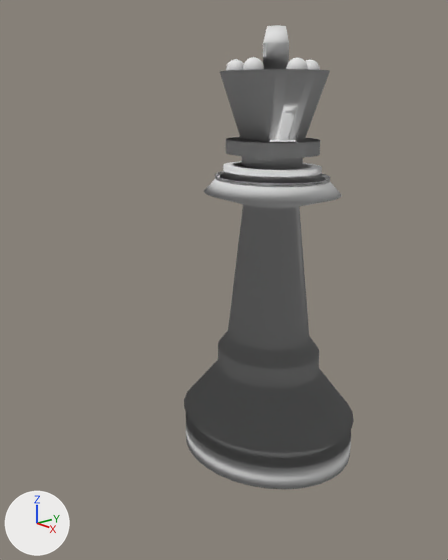
Two versions of the Blender file objects/Blender Files/queen.blend, one commit apart.
Camera for both pictures: a camera (50 mm lens) standing at (5.22, -5.0, 4.27) and looking at (-0.11, -0.62, 2.2). Lighting does not change. The marker at lower left points along +X, +Y and +Z.
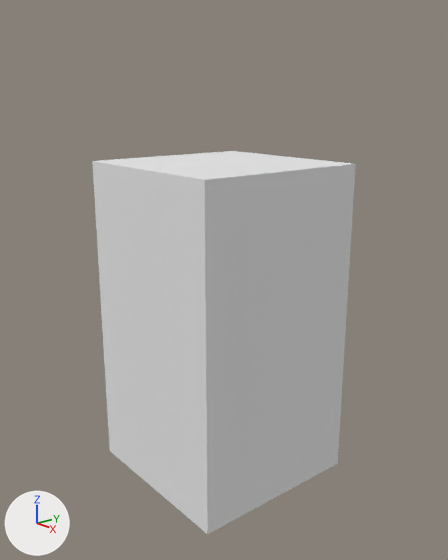
The edits, one by one:
me_cylinder is used by ob_cylinder; location (0.0, 0.0, 0.0); scale (-1.13, 1.0, -0.0662).
me_cylinder had 4339 vertices, 4428 faces and spanned x -1.0..1.0, y -1.0..1.0, z -75.0..1.0.
me_cylinder now has 4347 vertices, 6 faces and spans x -1.0..1.0, y -1.7..1.0, z -75.0..1.0.
me_cylinder part 1: a new loose piece, a box spanning x -0.9..0.9, y -1.7..0.3, z -53.8..0.5, in mat_material_001 (white #e7e7e7).
me_cylinder part 2: the surface is now shaded flat.

What differs and where, as boxes (x1, y1, x2, y2) in the pictures (448 x 560 px):
'Cylinder', reshaped
    before: (184, 25, 354, 489)
    after: (92, 151, 356, 534)
part 1 of me_cylinder, added
    after: (92, 151, 356, 534)
